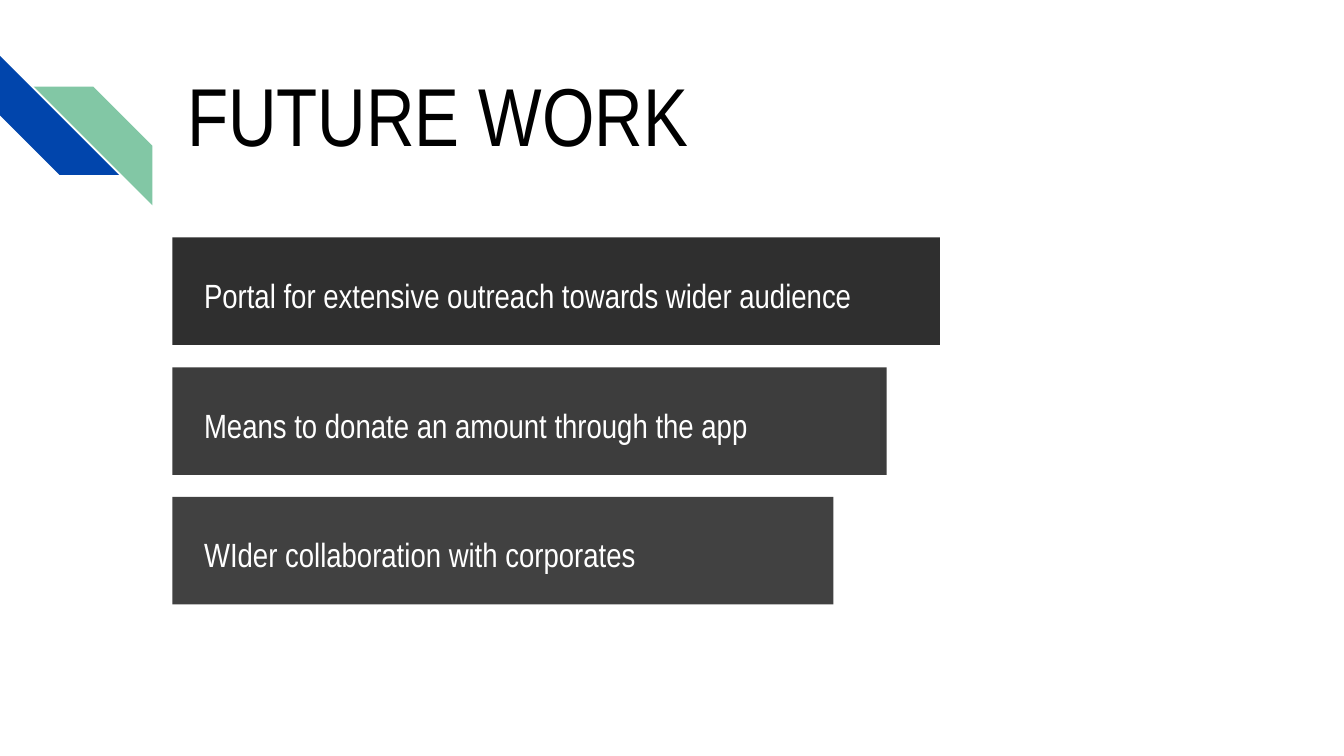
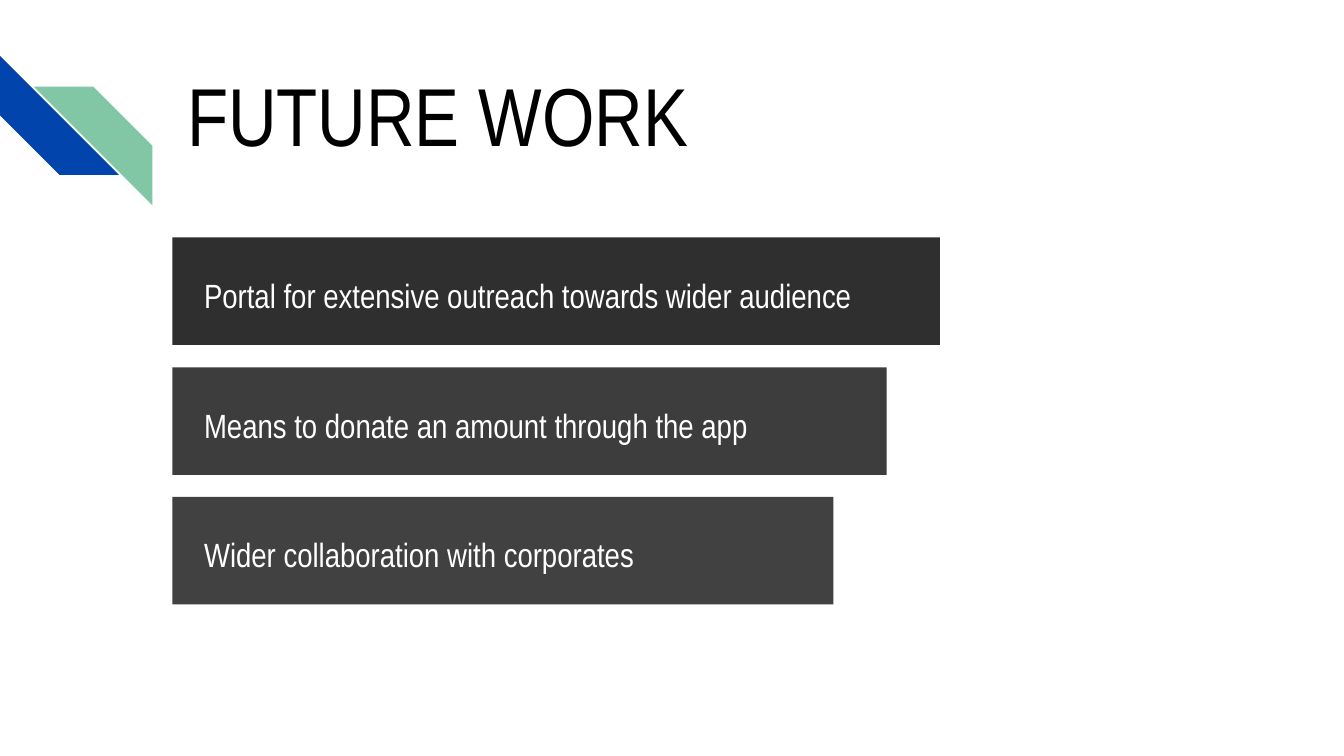
Before and after one commit to Bengaluru18/team-4, a slide deck: slide 10 of jpmc.pptx (slide 8 before the commit). Drawn at 1344x756 pixels with LibreOffice and Linux fonts; fonts in the diff are those of the drawing. Boxes give left, top, right and bottom in pixels: in the first picture for what was removed or moved away, otherwise in the second. Text is boxed around its words. In the diff, an @@ line names an element or a change of style, - is before the commit and + after.

```diff
--- a/jpmc.pptx
+++ b/jpmc.pptx
@@ text at bbox=[204, 542, 634, 574]: text changed @@
-WIder collaboration with corporates
+Wider collaboration with corporates
```
Also in this commit, not shown: 4 other slides changed, 2 slides added.
